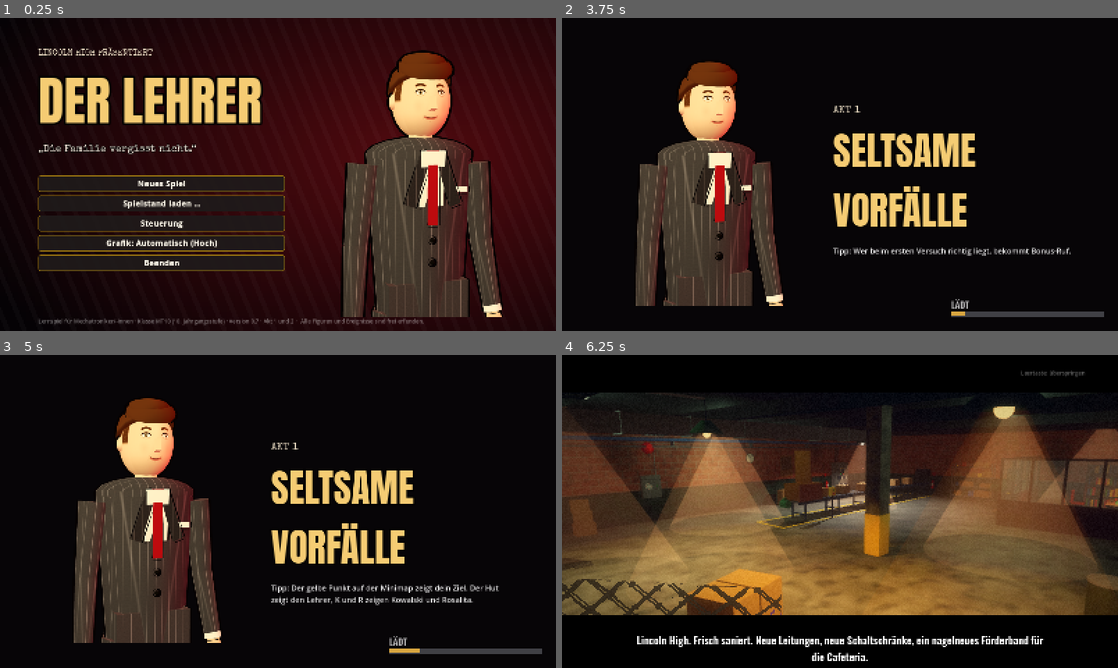
Above: before the commit, frames 1-4 (two rows, left to right).
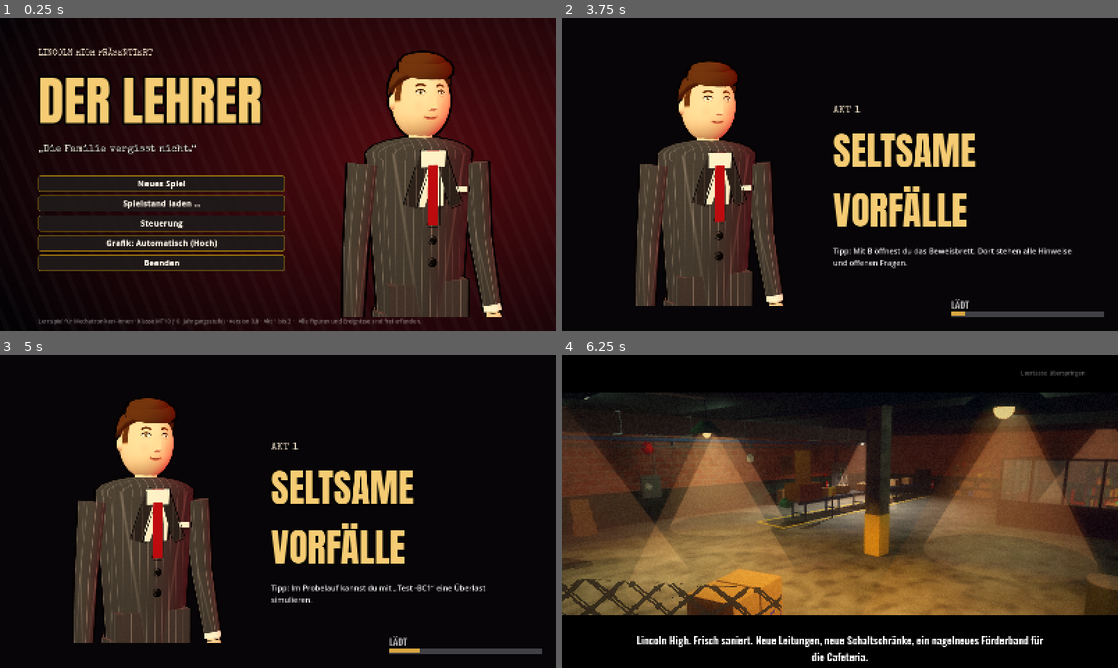
Above: after the commit, the same moments.

Repository: josef94-code/BS_game
Game: Godot game, scene res://szenen/hauptmenue.tscn
Same seed, same stepped clock (60 frames per second), same inputs: the game is played once before the commit and once after it.
Inputs (mouse positions are in pixels of both pictures, inside the frame that each line leads up to):
- Up to frame 1 (0.25 s): no input
- Up to frame 2 (3.75 s): click "Neues Spiel" at 0.5 s; click (723, 202) at 1.27 s; type "Alex" at 1.35 s; click "Zurück" at 2 s; click "Neues Spiel" at 2.75 s; click "Los geht’s ▶" at 3.5 s
- Up to frame 3 (5 s): tap Enter at 4.25 s; move the mouse to (400, 495) at 4.27 s; hold D (rechts) from 4.28 s (still down); hold B (beweisbrett) from 4.28 s (still down); click (400, 495) at 4.42 s; tap Space (springen) at 4.52 s
- Up to frame 4 (6.25 s): move the mouse to (728, 527) at 5.02 s; release D (rechts) at 5.03 s; release B (beweisbrett) at 5.03 s; hold Down 5.03-5.78 s; tap E (interagieren) at 5.1 s; tap Space (springen) at 5.27 s; move the mouse to (895, 442) at 5.77 s; hold D (rechts) from 5.78 s (still down); hold Shift (rennen) from 5.78 s (still down)

The runs differ from the first frame. In frame 1, 0.2% of the frame differs, in the area x 46-77%, y 96-99%; in frame 2, 0.7%; in frame 3, 0.9%, in the area x 48-90%, y 72-80%; in frame 4, less than 0.1%.

Commit message:
v0.8: Layout der Schaltpläne, hellere Werkstatt, Parkett, Doku und Version
Co-Authored-By: Claude Opus 5.5 <noreply@anthropic.com>
Claude-Session: https://claude.ai/code/session_01RjAFtcWGG9vGVVgEFmjtzk

Diff:
--- a/der-lehrer/daten/aufgaben.json
+++ b/der-lehrer/daten/aufgaben.json
@@ -1883,7 +1883,7 @@
     "schwierigkeit": 3,
     "frage": "Jemand hat beide Verriegelungen ausgebaut. Setze in jeden Strompfad die Tasterverriegelung und die Schützverriegelung (je ein Öffner 21–22). -SJ2 = HOCH (-QA2), -SJ3 = RUNTER (-QA3), -SJ1 = AUS. Direktes Umschalten muss möglich sein. Teste im Probelauf.",
     "schaltplan": {
-      "breite": 9.5,
+      "breite": 10,
       "hoehe": 8,
       "schienen": [
         {
@@ -1931,7 +1931,7 @@
         {
           "id": "QA2_13",
           "typ": "schliesser",
-          "x": 3.3,
+          "x": 3.7,
           "y": 3.3,
           "bez": "-QA2",
           "kl": "13/14"
@@ -1947,7 +1947,7 @@
         {
           "id": "QA3_13",
           "typ": "schliesser",
-          "x": 8.3,
+          "x": 8.7,
           "y": 3.3,
           "bez": "-QA3",
           "kl": "13/14"
@@ -2040,7 +2040,7 @@
             3.3
           ],
           [
-            3.3,
+            3.7,
             3.3
           ]
         ],
@@ -2050,7 +2050,7 @@
             4.3
           ],
           [
-            3.3,
+            3.7,
             4.3
           ]
         ],
@@ -2080,7 +2080,7 @@
             3.3
           ],
           [
-            8.3,
+            8.7,
             3.3
           ]
         ],
@@ -2090,7 +2090,7 @@
             4.3
           ],
           [
-            8.3,
+            8.7,
             4.3
           ]
         ],
@@ -2314,7 +2314,7 @@
     "schwierigkeit": 3,
     "frage": "Nach der Reparatur durch einen Monteur von Sterling Bau: Drückt man -SJ2, zieht -QA2 an und fällt sofort wieder ab – immer wieder. Klicke die Betriebsmittel an, um die Messergebnisse zu sehen, und wähle das fehlerhafte.",
     "schaltplan": {
-      "breite": 9.5,
+      "breite": 10,
       "hoehe": 8,
       "schienen": [
         {
@@ -2362,7 +2362,7 @@
         {
           "id": "QA2_13",
           "typ": "schliesser",
-          "x": 3.3,
+          "x": 3.7,
           "y": 3.3,
           "bez": "-QA2",
           "kl": "13/14"
@@ -2378,7 +2378,7 @@
         {
           "id": "QA3_13",
           "typ": "schliesser",
-          "x": 8.3,
+          "x": 8.7,
           "y": 3.3,
           "bez": "-QA3",
           "kl": "13/14"
@@ -2479,7 +2479,7 @@
             3.3
           ],
           [
-            3.3,
+            3.7,
             3.3
           ]
         ],
@@ -2489,7 +2489,7 @@
             4.3
           ],
           [
-            3.3,
+            3.7,
             4.3
           ]
         ],
@@ -2519,7 +2519,7 @@
             3.3
           ],
           [
-            8.3,
+            8.7,
             3.3
           ]
         ],
@@ -2529,7 +2529,7 @@
             4.3
           ],
           [
-            8.3,
+            8.7,
             4.3
           ]
         ],
@@ -2758,7 +2758,7 @@
         {
           "id": "QA2_13",
           "typ": "schliesser",
-          "x": 3.3,
+          "x": 3.7,
           "y": 4.5,
           "bez": "-QA2",
           "kl": "13/14"
@@ -2879,7 +2879,7 @@
             4.5
           ],
           [
-            3.3,
+            3.7,
             4.5
           ]
         ],
@@ -2889,7 +2889,7 @@
             5.5
           ],
           [
-            3.3,
+            3.7,
             5.5
           ]
         ],
--- a/der-lehrer/project.godot
+++ b/der-lehrer/project.godot
@@ -6,7 +6,7 @@
 
 config/name="Der Lehrer - Lincoln High"
 config/description="3D-Lernspiel für Mechatroniker/-innen, 10. Jahrgangsstufe"
-config/version="0.7.0"
+config/version="0.8.0"
 run/main_scene="res://szenen/hauptmenue.tscn"
 config/features=PackedStringArray("4.5", "GL Compatibility")
 config/icon="res://icon.svg"
--- a/der-lehrer/skripte/ui/aufgaben/schaltung.gd
+++ b/der-lehrer/skripte/ui/aufgaben/schaltung.gd
@@ -40,14 +40,15 @@
 	rechts.add_child(_optionen_box)
 	# viele Betriebsmittel: kompaktere Knöpfe, damit der Probelauf sichtbar bleibt
 	var kompakt: bool = a["optionen"].size() > 5
+	var eng: bool = a["optionen"].size() > 6 or a["logik"].get("taster", {}).size() > 4
 	if kompakt:
 		_optionen_box.add_theme_constant_override("separation", 3)
 	for o in a["optionen"]:
 		var b := Stil.knopf(o["text"], _option_gewaehlt.bind(o["id"]))
 		b.alignment = HORIZONTAL_ALIGNMENT_LEFT
-		b.add_theme_font_size_override("font_size", 17 if kompakt else 19)
+		b.add_theme_font_size_override("font_size", 15 if eng else (17 if kompakt else 19))
 		b.add_theme_font_override("font", ThemeDB.fallback_font)
-		b.custom_minimum_size.y = 32 if kompakt else 40
+		b.custom_minimum_size.y = 27 if eng else (32 if kompakt else 40)
 		b.set_meta("id", o["id"])
 		_optionen_box.add_child(b)
 	var leeren := Stil.knopf("Lücke leeren", _option_gewaehlt.bind(""))
@@ -72,7 +73,7 @@
 		_gedrueckt[t] = false
 		var b := Button.new()
 		b.text = taster.get(t, t)
-		b.custom_minimum_size = Vector2(108, 44) if kompakt else Vector2(150, 48)
+		b.custom_minimum_size = Vector2(108, 38 if eng else 44) if kompakt else Vector2(150, 48)
 		var beschriftung := String(taster[t])
 		var farbe := Color(0.1, 0.55, 0.2)
 		if "AUS" in beschriftung:
--- a/der-lehrer/skripte/ui/hauptmenue.gd
+++ b/der-lehrer/skripte/ui/hauptmenue.gd
@@ -10,10 +10,11 @@
 const TIPPS := [
 	"Tipp: Mit B öffnest du das Beweisbrett. Dort stehen alle Hinweise und offenen Fragen.",
 	"Tipp: Wer beim ersten Versuch richtig liegt, bekommt Bonus-Ruf.",
-	"Tipp: Im Keller, im Flur und in der Cafeteria liegen verlorene Bauteile. Halte die Augen offen.",
+	"Tipp: In jedem Raum der Schule liegen verlorene Bauteile. Halte die Augen offen.",
 	"Tipp: Speichere über Esc → „Spiel speichern …“ auf deinem persönlichen Laufwerk.",
-	"Tipp: Der gelbe Punkt auf der Minimap zeigt dein Ziel. Der Hut zeigt den Lehrer, K und R zeigen Kowalski und Rosalita.",
-	"Tipp: Liegt dein Ziel in einem anderen Stockwerk, zeigt der Marker auf die Treppe.",
+	"Tipp: Der gelbe Punkt auf der Minimap zeigt dein Ziel. Der Hut zeigt den Lehrer, Buchstaben zeigen die anderen Auftraggeber.",
+	"Tipp: Liegt dein Ziel in einem anderen Raum, zeigt der Marker auf die Tür dorthin.",
+	"Tipp: Im Probelauf kannst du mit „Test -BC1“ eine Überlast simulieren.",
 ]
 
 
@@ -91,7 +92,7 @@
 	links.add_child(_hilfe)
 	_meldung = Stil.label("", 20, Color(1, 0.45, 0.35))
 	links.add_child(_meldung)
-	var fuss := Stil.label("Lernspiel für Mechatroniker/-innen · Klasse MT10 (10. Jahrgangsstufe) · Version 0.7 · Akt 1 und 2  ·  Alle Figuren und Ereignisse sind frei erfunden.", 16, Color(1, 1, 1, 0.45))
+	var fuss := Stil.label("Lernspiel für Mechatroniker/-innen · Klasse MT10 (10. Jahrgangsstufe) · Version 0.8 · Akt 1 bis 3  ·  Alle Figuren und Ereignisse sind frei erfunden.", 16, Color(1, 1, 1, 0.45))
 	add_child(fuss)
 	Stil.setze(fuss, Control.PRESET_BOTTOM_WIDE, 110, -40, -40, -12)
 	if Spielstand.lehrer:
--- a/der-lehrer/skripte/welt/werkstatt.gd
+++ b/der-lehrer/skripte/welt/werkstatt.gd
@@ -63,7 +63,7 @@
 	env.background_color = Color(0.02, 0.025, 0.05)
 	env.ambient_light_source = Environment.AMBIENT_SOURCE_COLOR
 	env.ambient_light_color = Color(0.5, 0.52, 0.5)
-	env.ambient_light_energy = 0.4
+	env.ambient_light_energy = 0.62
 	env.tonemap_mode = Environment.TONE_MAPPER_FILMIC
 	env.tonemap_exposure = 1.1
 	env.glow_enabled = true
@@ -79,7 +79,7 @@
 	umwelt = env
 	for p in [Vector3(-6.0, H, -3.0), Vector3(6.0, H, -3.0), Vector3(6.0, H, 3.5)]:
 		_roehre(p, true, Color(0.82, 0.95, 0.88))
-	_roehre(Vector3(-6.0, H, 3.5), false)
+	_roehre(Vector3(-6.0, H, 3.5), true, Color(0.82, 0.95, 0.88))
 	var l := _lampe(Vector3(-2.0, H, 2.0), Color(1.0, 0.85, 0.6), 1.6, 7.0, true, Color(0.2, 0.22, 0.25), 0.6)
 	_schatten_lichter.append(l)
 	var l2 := _lampe(Vector3(8.5, H, 6.2), Color(1.0, 0.82, 0.55), 1.2, 5.0, true, Color(0.2, 0.22, 0.25), 0.8)
@@ -87,8 +87,8 @@
 
 
 func _raum() -> void:
-	Bau.box(self, Vector3(X * 2 + 0.6, 0.2, Z * 2 + 0.6), Vector3(0, -0.1, 0), Bau.mat(Color(0.7, 0.72, 0.7), "beton", 0.3, 0.0, false), true)
-	Bau.box(self, Vector3(X * 2, 0.2, Z * 2), Vector3(0, H + 0.1, 0), Bau.mat(Color(0.5, 0.5, 0.52), "beton_dunkel", 0.3, 0.0, false))
+	Bau.box(self, Vector3(X * 2 + 0.6, 0.2, Z * 2 + 0.6), Vector3(0, -0.1, 0), Bau.mat(Color(0.95, 0.96, 0.93), "beton", 0.3, 0.0, false), true)
+	Bau.box(self, Vector3(X * 2, 0.2, Z * 2), Vector3(0, H + 0.1, 0), Bau.mat(Color(1, 1, 1), "deckenplatten", 0.83, 0.0, false))
 	var wand := Bau.mat(Color(0.85, 0.88, 0.85), "bloecke", 0.625, 0.0, false)
 	var unten := Bau.mat(Color(0.3, 0.45, 0.4), "beton", 0.8, 0.0, false)
 	Bau.box(self, Vector3(X * 2 + 0.6, H, 0.3), Vector3(0, H * 0.5, -Z - 0.15), wand, true)
Not shown, changed: der-lehrer/export_presets.cfg
Not shown, changed: der-lehrer/PLAN.md
Not shown, changed: der-lehrer/README.md
Not shown, changed: der-lehrer/unterlagen/QUELLEN.md
